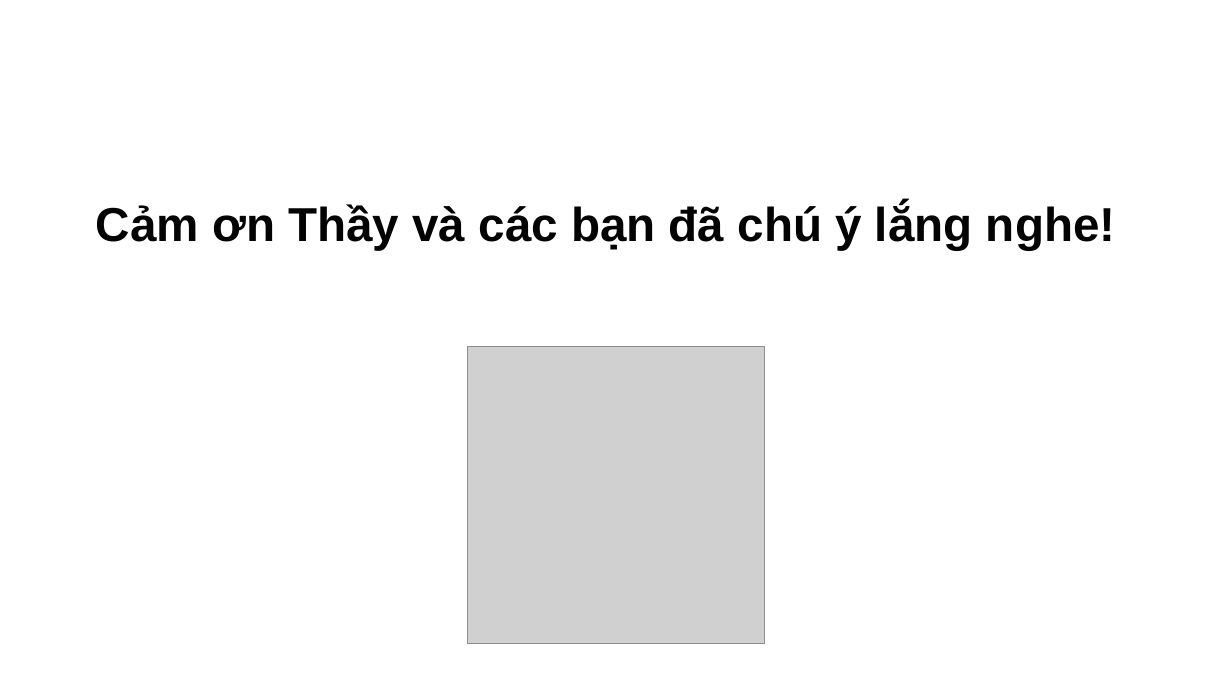
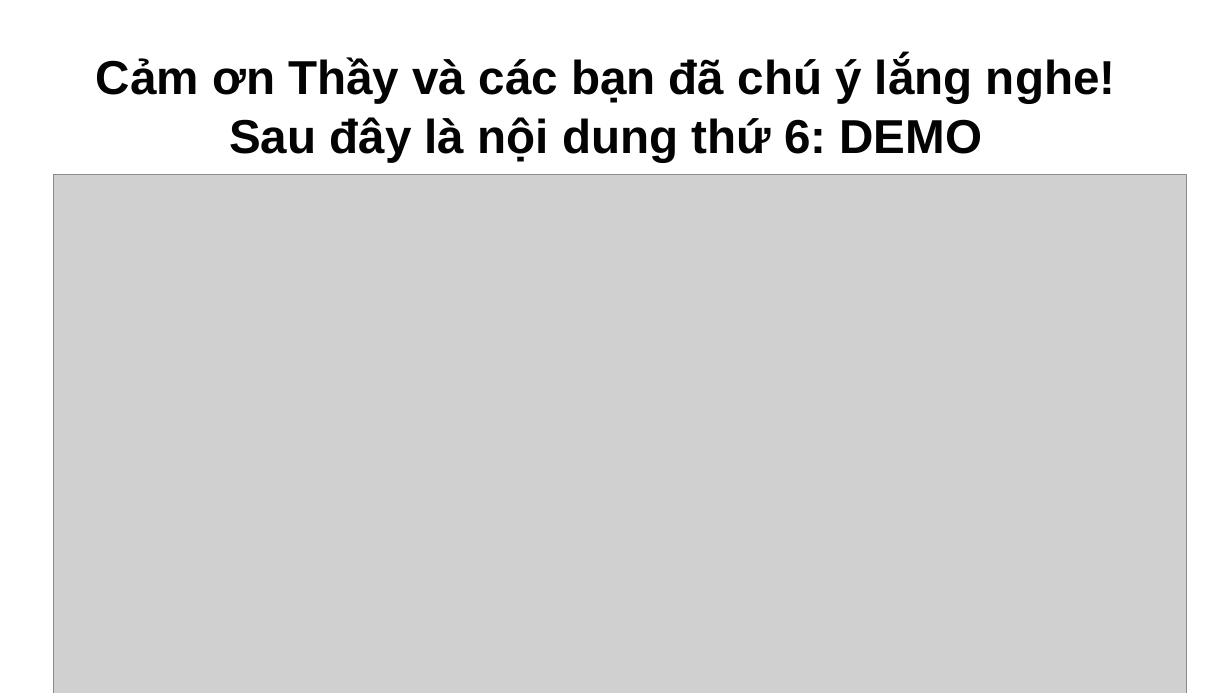
Before and after one commit to NguyenTAnh2005/IntelligentSystem_Vu_Hai_Anh, a slide deck: slide 41 of final_project/reports/Bao_Cao/baocao.pptx (slide 28 before the commit). Drawn at 1232x693 pixels with LibreOffice and Linux fonts; fonts in the diff are those of the drawing; grey boxes stand for pictures; background and template pictures are left out. Boxes give left, top, right and bottom in pixels: in the first picture for what was removed or moved away, otherwise in the second. Text is boxed around its words. In the diff, an @@ line names an element or a change of style, - is before the commit and + after.

```diff
--- a/final_project/reports/Bao_Cao/baocao.pptx
+++ b/final_project/reports/Bao_Cao/baocao.pptx
@@ text "Cảm ơn Thầy và các ...": place and size @@
-text "Cảm ơn Thầy và các ..." at (96,204,1116,251)
+text "Cảm ơn Thầy và các ..." at (96,56,1116,162)
@@ text at (229,117,983,162): paragraph added @@
+Sau đây là nội dung thứ 6: DEMO
@@ picture added at (54,174,1187,693) @@
@@ picture removed at (467,346,764,643) @@
```
Also in this commit, not shown: 6 other slides changed, 27 slides added, 14 slides removed, 2 other files.
